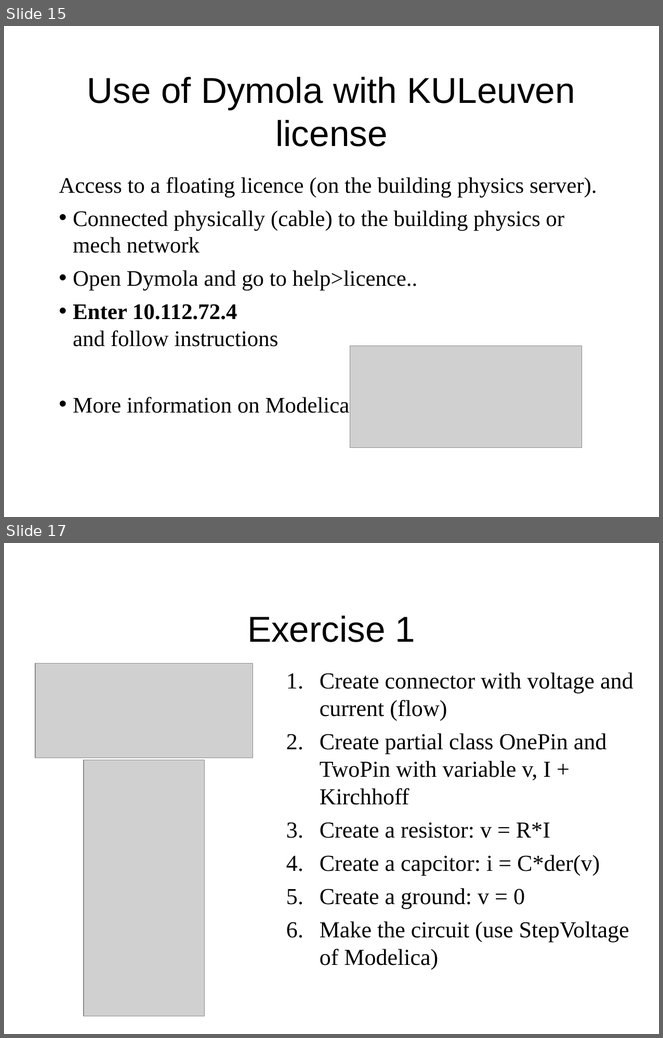
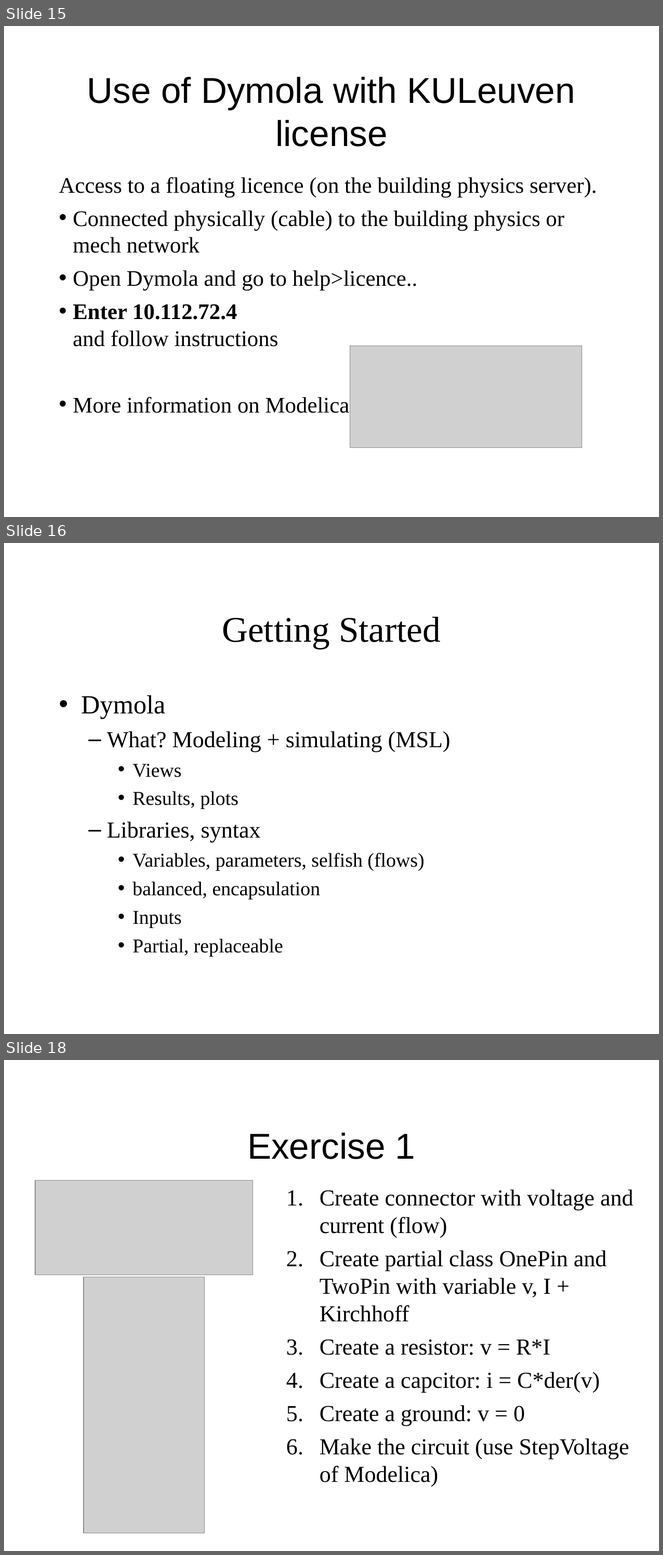
Before and after one commit to open-ideas/__CrashCourse__, a slide deck: Slides/CrashCourse_2014.ppt. Shown one above the other, each under a label of ours: slides 15 and 17 before the commit, slides 15, 16 and 18 after it; the slides between them are not shown. The pictures are 663x1038 and 663x1555 pixels, drawn with LibreOffice and Linux fonts; fonts in the diff are those of the drawing; grey boxes stand for pictures. Boxes give left, top, right and bottom in pixels: in the first picture for what was removed or moved away, otherwise in the second. Text is boxed around its words. In the diff, an @@ line names an element or a change of style, - is before the commit and + after.

```diff
--- a/Slides/CrashCourse_2014.ppt
+++ b/Slides/CrashCourse_2014.ppt
@@ slide 16 added at bbox=[4, 543, 659, 1034], background #FFFFFF @@
@@ title added at bbox=[222, 617, 441, 649], 44 pt, text #000000 @@
+Getting Started
@@ text added at bbox=[81, 695, 451, 956], 24 pt, text #000000 @@
+• Dymola
+  – What? Modeling + simulating (MSL)
+    • Views
+    • Results, plots
+  – Libraries, syntax
+    • Variables, parameters, selfish (flows)
+    • balanced, encapsulation
+    • Inputs
+    • Partial, replaceable
@@ what was slide 17 is now slide 18 @@
```
Also in this commit, not shown: 4 slides changed, 1 other slide added, 2 slides removed.
